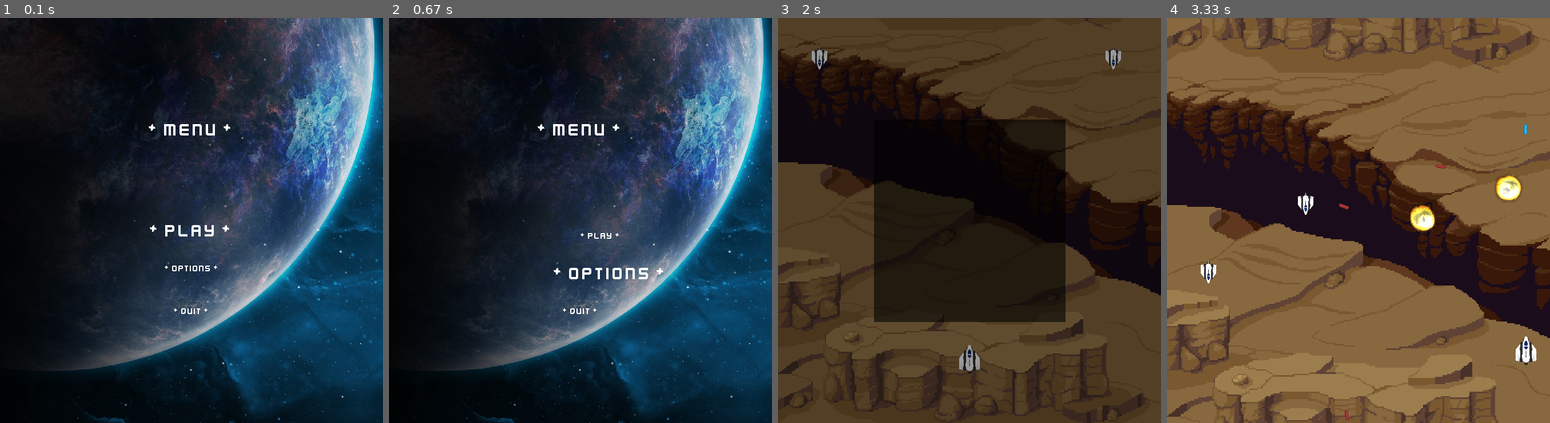
Above: before the commit, frames 1-4 (left to right).
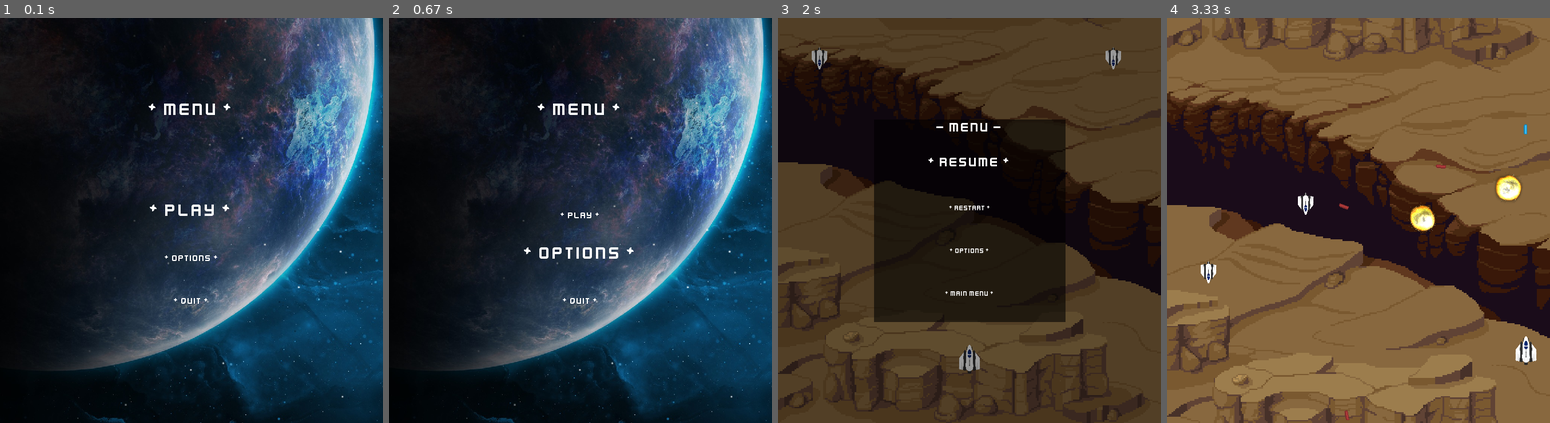
Above: after the commit, the same moments.

Repository: 2ndcouteau/Py_shmup
Game: pygame game, started from srcs/main.py
Two runs of this game, one before a commit and one after it. Both use one fixed random seed, a clock stepped at 60 frames per second and the inputs below.
Inputs:
- Up to frame 1 (0.1 s): no input
- Up to frame 2 (0.67 s): hold Up from 0.33 s (still down)
- Up to frame 3 (2 s): release Up at 0.8 s; hold Down 0.83-1.3 s; tap Enter at 1.33 s; tap Backspace at 1.67 s
- Up to frame 4 (3.33 s): hold Up 2-2.37 s; tap Space at 2.07, 2.47, 2.77, 3.13 s; tap E at 2.15 s; hold Right 2.4-3.03 s; hold Down from 3.07 s (still down)

The runs differ from the first frame. In frame 1, 1.0% of the frame differs, in the area x 38-61%, y 21-74%; in frame 2, 1.2%, in the area x 35-72%, y 21-74%; in frame 3, 0.5%; in frame 4, nothing differs.

Commit message:
[UDPATE] Center management text OK

Diff:
--- a/srcs/class_Event.py
+++ b/srcs/class_Event.py
@@ -168,6 +168,17 @@
 			music.load(os.path.join(media_folder, 'main_menu_music.wav'))
 			music.play(-1)
 
+		g.menu_timer -= g.dt
+		if g.menu_timer <= 0:
+			# print ("Move OK")
+			if keys[K_UP]:
+				g.text_level_menu.move_up()
+				g.menu_timer = MENU_INPUT_DELAY
+			if keys[K_DOWN]:
+				g.text_level_menu.move_down()
+				g.menu_timer = MENU_INPUT_DELAY
+
+
 	def manage(self, g):
 		# g.timer_event -= g.dt
 		# if g.timer_event <= 0:
--- a/srcs/class_Game.py
+++ b/srcs/class_Game.py
@@ -13,7 +13,7 @@
 from class_Enemy		import Enemy
 from class_Background	import Level_background, Level_menu_background, Main_menu_background
 # from class_Text			import Level_text, Level_menu_text, Main_menu_text
-from class_Text			import Text_main_menu
+from class_Text			import Text_main_menu, Text_level_menu
 
 from constants			import (X_WINDOW,
 								Y_WINDOW,
@@ -128,6 +128,7 @@
 		# Level_text(self, "Hello  Game  !!", (0, 0))
 		# Level_menu_text(self, "** Main menu **", (self.level_menu_backgrounds[1].rect.x, 0), cx=True)
 		self.text_main_menu = Text_main_menu()
+		self.text_level_menu = Text_level_menu()
 		# Main_menu_text(self, "* Menu *", (X_WINDOW / 2, Y_WINDOW /2), cx=True)
 
 		# self.neutrals = []
--- a/srcs/class_Layout.py
+++ b/srcs/class_Layout.py
@@ -56,6 +56,7 @@
 		g.sprites_level_menu_backgrounds.draw(g.window)
 		# g.sprites_level_menu_text.draw(g.window)
 
+		g.text_level_menu.draw_text(g.window)
 		pygame.display.flip()
 
 	def draw_main_menu_sprites(self, g):
--- a/srcs/class_Text.py
+++ b/srcs/class_Text.py
@@ -19,9 +19,8 @@
 
 
 class Text_line(pygame.sprite.Sprite):
-	def __init__(self, font_size, text, pos, cx=False, cy=False, selected=False):
+	def __init__(self, font_size, text, pos, cx=False, cy=True, selected=False):
 		pygame.sprite.Sprite.__init__(self)
-
 
 		self.font_size = font_size
 		self.text = text
@@ -32,25 +31,53 @@
 
 		self.font_low = pygame.font.Font(FONT, font_size)
 		self.font_big = pygame.font.Font(FONT, font_size * 2)
-		if selected :
-			self.image = self.font_big.render(self.text, True, WHITE)
-		else:
-			self.image = self.font_low.render(self.text, True, WHITE)
-		self.rect = self.image.get_rect()
-		self.size = self.image.get_size()
+
+		self.image_low = self.font_low.render(self.text, True, WHITE)
+		self.image_big = self.font_big.render(self.text, True, WHITE)
+
+		self.rect_low = self.image_low.get_rect()
+		self.size_low = self.image_low.get_size()
+
+		self.rect_big = self.image_big.get_rect()
+		self.size_big = self.image_big.get_size()
+
+		if selected:
+			self.image = self.image_big
+			self.rect = self.rect_big
+		else:
+			self.image = self.image_low
+			self.rect = self.rect_low
+
 		# self.old_size = self.new_size * 2
 		self.position_text(self)
 
+
 	def position_text(self, text):
 		#cx= center_x, cy= center_y
-		text.size = text.image.get_size()
+		text.pos_low = text.pos
+		text.pos_big = text.pos
+
+		print (text.rect_low)
+		print (text.rect_big)
 		if text.cx :
-			text.pos[0] -= text.size[0] / 2
+			text.rect_low.centerx = X_WINDOW / 2
+			text.rect_big.centerx = X_WINDOW / 2
+			# text.pos_low[0] -= text.size_low[0] / 2
+			# text.pos_big[0] -= text.size_big[0] / 2
+		else:
+			text.rect_low.x += text.pos_low[0]
+			text.rect_big.x += text.pos_big[0]
+
 		if text.cy :
-			text.pos[1] -= text.size[1] / 2
-
-		text.rect.x += text.pos[0]
-		text.rect.y += text.pos[1]
+			text.rect_low.centery = text.pos_low[1] - text.size_low[1] / 2
+			text.rect_big.centery = text.pos_big[1] - text.size_big[1] / 2
+			# text.rect_low.y += text.pos_low[1]
+			# text.rect_big.y += text.pos_big[1]
+			# text.rect_low.centery = Y_WINDOW / 2
+			# text.rect_big.centery = Y_WINDOW / 2
+		else:
+			text.rect_low.y += text.pos_low[1]
+			text.rect_big.y += text.pos_big[1]
 
 #
 # class Level_text(Text):
@@ -89,6 +116,78 @@
 	# surf.blit(text_surface, text_rect)
 
 
+class Text_level_menu(Text):
+	def __init__(self):
+		Text.__init__(self)
+
+		self.y_offset_pos = 75
+		self.prev_pos = 1
+		self.new_pos = 1
+		self.title_font_size = 24
+		self.font_size = 12
+
+		self.all_text.append(Text_line(self.title_font_size, "- Menu -", ((X_WINDOW / 2), Y_WINDOW / 4), cx=True, cy=False))
+		self.all_text.append(Text_line(self.font_size, "* Resume *", ((X_WINDOW / 2), (Y_WINDOW / 2) - (self.y_offset_pos * 1) - 15), cx=True, selected=True))
+		self.all_text.append(Text_line(self.font_size, "* Restart *", ((X_WINDOW / 2), (Y_WINDOW / 2) + (self.y_offset_pos * 0) - 15), cx=True, selected=False))
+		self.all_text.append(Text_line(self.font_size, "* Options *", ((X_WINDOW / 2), (Y_WINDOW / 2) + (self.y_offset_pos * 1) - 15), cx=True, selected=False))
+		self.all_text.append(Text_line(self.font_size, "* Main Menu *", ((X_WINDOW / 2), (Y_WINDOW / 2) + (self.y_offset_pos * 2) - 15), cx=True, selected=False))
+
+		self.len_all_text = len(self.all_text)
+
+	def move_up(self):
+		if (self.new_pos > 1):
+			self.new_pos -= 1
+		else:
+			self.new_pos = self.len_all_text - 1
+
+	def move_down(self):
+		if (self.new_pos < self.len_all_text - 1):
+			self.new_pos += 1
+		else:
+			self.new_pos = 1
+
+	# def update_position_text(self, text):
+	#
+	# 	text.size = text.image.get_size()
+	# 	text.rect.centerx = (X_WINDOW / 2)
+	# 	print ("rect X center == ", str(text.rect.centerx))
+		# if size_up :
+		# 	text.pos[0] -= text.size[0] / 2
+		# 	text.pos[1] -= text.size[1] / 2
+		# else :
+		# 	text.pos[0] += text.size[0] / 2
+		# 	text.pos[1] += text.size[1] / 2
+		#
+		# 	text.rect.x = text.pos[0]
+		# 	text.rect.y = text.pos[1]
+
+		# tmp = text.new_size
+		# text.new_size = text.old_size
+		# text.old_size = tmp
+
+	def update(self):
+		# self.draw_text()
+
+		if self.prev_pos != self.new_pos:
+			self.all_text[self.prev_pos].image = self.all_text[self.prev_pos].image_low
+			self.all_text[self.prev_pos].rect = self.all_text[self.prev_pos].rect_low
+
+			self.all_text[self.new_pos].image = self.all_text[self.new_pos].image_big
+			self.all_text[self.new_pos].rect = self.all_text[self.new_pos].rect_big
+
+			self.prev_pos = self.new_pos
+
+			# self.all_text[self.prev_pos].image = self.all_text[self.prev_pos].font_low.render(self.all_text[self.prev_pos].text, True, WHITE)
+			# self.update_position_text(self.all_text[self.prev_pos])#, size_up=False)
+			# self.position_text(list(self.all_text[self.prev_pos].pos), self.all_text[self.prev_pos].cx, self.all_text[self.prev_pos].cy)
+
+			# self.all_text[self.new_pos].image = self.all_text[self.new_pos].font_big.render(self.all_text[self.new_pos].text, True, WHITE)
+			# self.update_position_text(self.all_text[self.new_pos])#, size_up=True)
+			# self.position_text(list(self.all_text[self.new_pos].pos), self.all_text[self.new_pos].cx, self.all_text[self.new_pos].cy)
+
+
+
+
 class Text_main_menu(Text):
 	def __init__(self):
 		Text.__init__(self)
@@ -99,10 +198,10 @@
 		self.title_font_size = 32
 		self.font_size = 16
 
-		self.all_text.append(Text_line(self.title_font_size, "* Menu *", (X_WINDOW / 2, Y_WINDOW / 4), cx=True))
-		self.all_text.append(Text_line(self.font_size, "* Play *", (X_WINDOW / 2, (Y_WINDOW / 2) + (self.y_offset_pos * 0)), cx=True, selected=True))
-		self.all_text.append(Text_line(self.font_size, "* Options *", (X_WINDOW / 2, (Y_WINDOW / 2) + (self.y_offset_pos * 1)), cx=True, selected=False))
-		self.all_text.append(Text_line(self.font_size, "* Quit *", (X_WINDOW / 2, (Y_WINDOW / 2) + (self.y_offset_pos * 2)), cx=True, selected=False))
+		self.all_text.append(Text_line(self.title_font_size, "* Menu *", ((X_WINDOW / 2), Y_WINDOW / 4), cx=True))
+		self.all_text.append(Text_line(self.font_size, "* Play *", ((X_WINDOW / 2), (Y_WINDOW / 2) + (self.y_offset_pos * 0)), cx=True, selected=True))
+		self.all_text.append(Text_line(self.font_size, "* Options *", ((X_WINDOW / 2), (Y_WINDOW / 2) + (self.y_offset_pos * 1)), cx=True, selected=False))
+		self.all_text.append(Text_line(self.font_size, "* Quit *", ((X_WINDOW / 2), (Y_WINDOW / 2) + (self.y_offset_pos * 2)), cx=True, selected=False))
 
 		self.len_all_text = len(self.all_text)
 
@@ -118,19 +217,24 @@
 		else:
 			self.new_pos = 1
 
-	def update_position_text(self, text, size_up):
+	def update_position_text(self, text):#, size_up):
 		#cx= center_x, cy= center_y
-		print (text.text, str(size_up), str(text.pos))
+		print (text.text, str(text.pos))
 		print(text.size)
-		if size_up :
-			text.pos[0] -= text.size[0] / 2
-			text.pos[1] -= text.size[1] / 2
-		else :
-			text.pos[0] += text.size[0] / 2
-			text.pos[1] += text.size[1] / 2
-
-			text.rect.x = text.pos[0]
-			text.rect.y = text.pos[1]
+
+		print ("WINDOW X Center == ", str(X_WINDOW / 2))
+		text.size = text.image.get_size()
+		text.rect.centerx = (X_WINDOW / 2)# - (text.size[0] / 2)
+		print ("rect X center == ", str(text.rect.centerx))
+		# if size_up :
+		# 	text.pos[0] -= text.size[0] / 2
+		# 	text.pos[1] -= text.size[1] / 2
+		# else :
+		# 	text.pos[0] += text.size[0] / 2
+		# 	text.pos[1] += text.size[1] / 2
+		#
+		# 	text.rect.x = text.pos[0]
+		# 	text.rect.y = text.pos[1]
 
 		# tmp = text.new_size
 		# text.new_size = text.old_size
@@ -140,30 +244,18 @@
 		# self.draw_text()
 
 		if self.prev_pos != self.new_pos:
-			self.all_text[self.prev_pos].image = self.all_text[self.prev_pos].font_low.render(self.all_text[self.prev_pos].text, True, WHITE)
-			self.update_position_text(self.all_text[self.prev_pos], size_up=False)
+			self.all_text[self.prev_pos].image = self.all_text[self.prev_pos].image_low
+			self.all_text[self.prev_pos].rect = self.all_text[self.prev_pos].rect_low
+
+			self.all_text[self.new_pos].image = self.all_text[self.new_pos].image_big
+			self.all_text[self.new_pos].rect = self.all_text[self.new_pos].rect_big
+
+			# self.all_text[self.prev_pos].image = self.all_text[self.prev_pos].font_low.render(self.all_text[self.prev_pos].text, True, WHITE)
+			# self.update_position_text(self.all_text[self.prev_pos])#, size_up=False)
 			# self.position_text(list(self.all_text[self.prev_pos].pos), self.all_text[self.prev_pos].cx, self.all_text[self.prev_pos].cy)
 
-			self.all_text[self.new_pos].image = self.all_text[self.new_pos].font_big.render(self.all_text[self.new_pos].text, True, WHITE)
-			self.update_position_text(self.all_text[self.new_pos], size_up=True)
+			# self.all_text[self.new_pos].image = self.all_text[self.new_pos].font_big.render(self.all_text[self.new_pos].text, True, WHITE)
+			# self.update_position_text(self.all_text[self.new_pos])#, size_up=True)
 			# self.position_text(list(self.all_text[self.new_pos].pos), self.all_text[self.new_pos].cx, self.all_text[self.new_pos].cy)
 
 			self.prev_pos = self.new_pos
-
-
-#
-#
-# Class Text:
-#
-# Class Text_Menu(Text):
-#
-# Class Text_menu_elem()
-#
-
-
-# text1
-# TEXT1
-# text2
-# TEXT2
-# text3
-# TEXT3
--- a/srcs/main.py
+++ b/srcs/main.py
@@ -39,8 +39,9 @@
 
 		elif (g.mode is LEVEL_MENU):
 
+			Event.manage(Event, g)
+			g.text_level_menu.update()
 			Layout.draw_level_menu_sprites(Layout, g)
-			Event.manage(Event, g)
 
 		else :
 			Event.manage(Event, g)
Not shown, changed: todo.md
